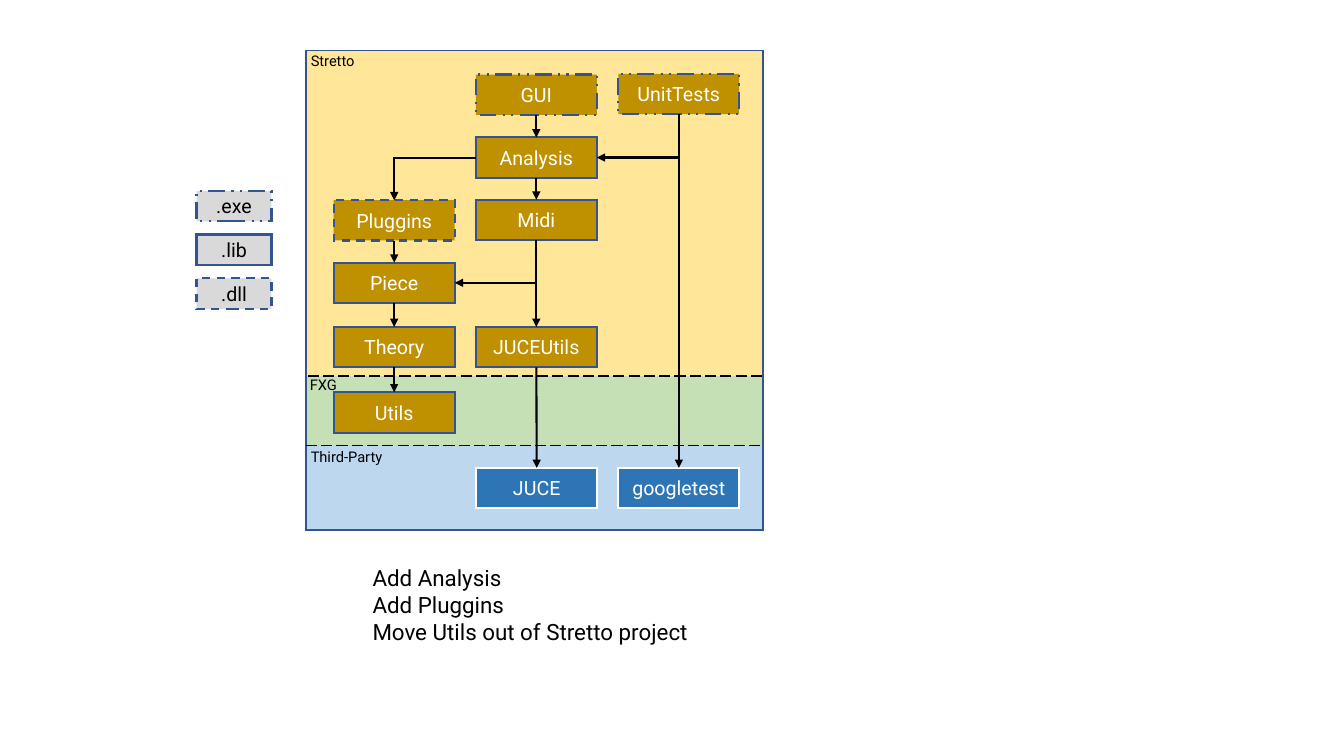
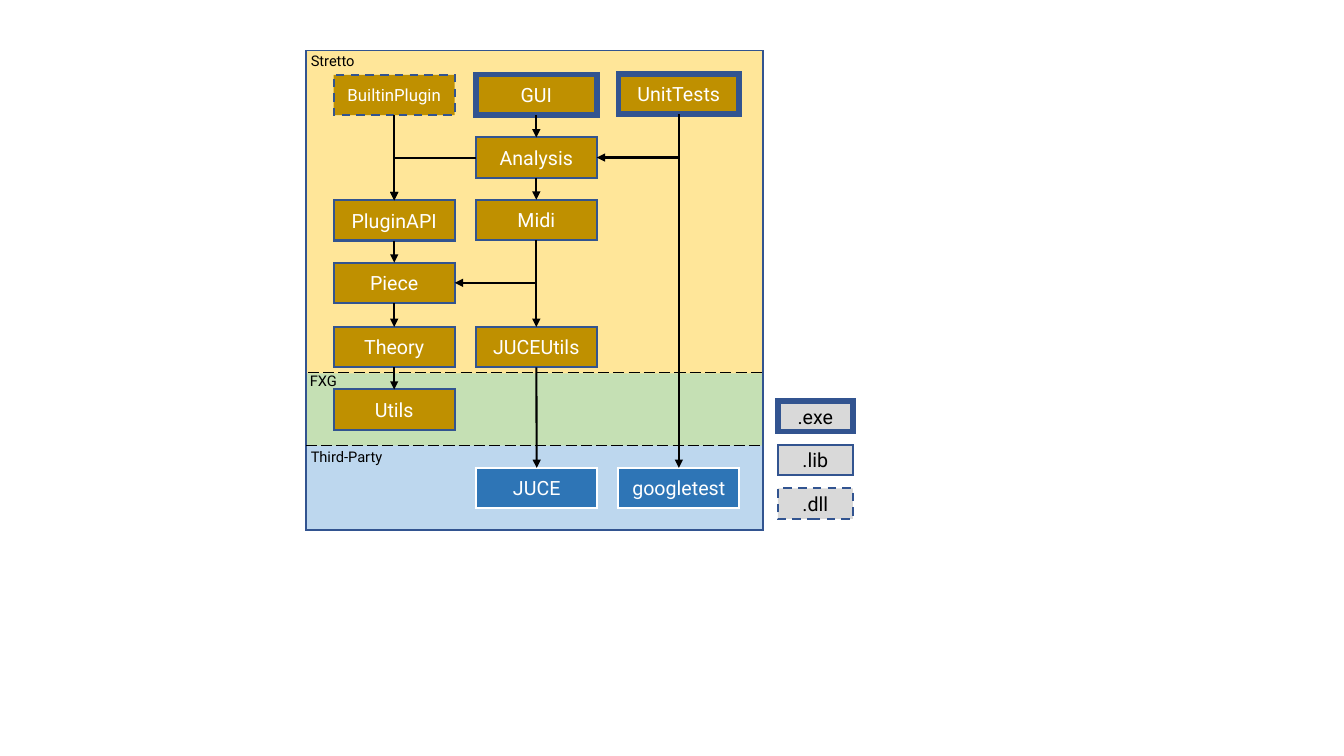
Before and after one commit to FXGuild/Stretto, a slide deck: slide 4 of Wiki/Layering/Layering.pptx (slide 3 before the commit). Drawn at 1344x756 pixels with LibreOffice and Linux fonts; fonts in the diff are those of the drawing. Boxes give left, top, right and bottom in pixels: in the first picture for what was removed or moved away, otherwise in the second. Text is boxed around its words. In the diff, an @@ line names an element or a change of style, - is before the commit and + after.

```diff
--- a/Wiki/Layering/Layering.pptx
+++ b/Wiki/Layering/Layering.pptx
@@ rectangle added at (x1=334, y1=75, x2=455, y2=115), fill #BF9000, outline #325491 1.5 pt dashed, 12 pt, text #FFFFFF @@
+BuiltinPlugin
@@ arrow added from (394, 115) to (394, 201), #000000 1.5 pt @@
@@ rectangle "PluginAPI" at (x1=334, y1=201, x2=455, y2=241): outline #325491 1.5 pt dashed to #325491 1.5 pt @@
@@ text in rectangle at (x1=352, y1=213, x2=437, y2=232): text changed @@
-Pluggins
+PluginAPI
@@ line moved from (308, 376) - (765, 376) to (308, 373) - (765, 373) @@
@@ elbow arrow (394, 367) - (394, 390): route changed @@
@@ outline #325491 1.5 pt dashed to #325491 4 pt in 3 elements at (x1=618, y1=74, x2=739, y2=114), (x1=476, y1=75, x2=597, y2=115), (x1=778, y1=401, x2=853, y2=432) @@
@@ 3 rectangles moved together from (x1=197, y1=191, x2=271, y2=309) to (x1=778, y1=401, x2=853, y2=519) @@
@@ text removed at (x1=373, y1=569, x2=688, y2=645) @@
-Add Analysis
-Add Pluggins
-Move Utils out of Stretto project
```
Also in this commit, not shown: 2 other slides changed, 1 slide added, 7 other files.
